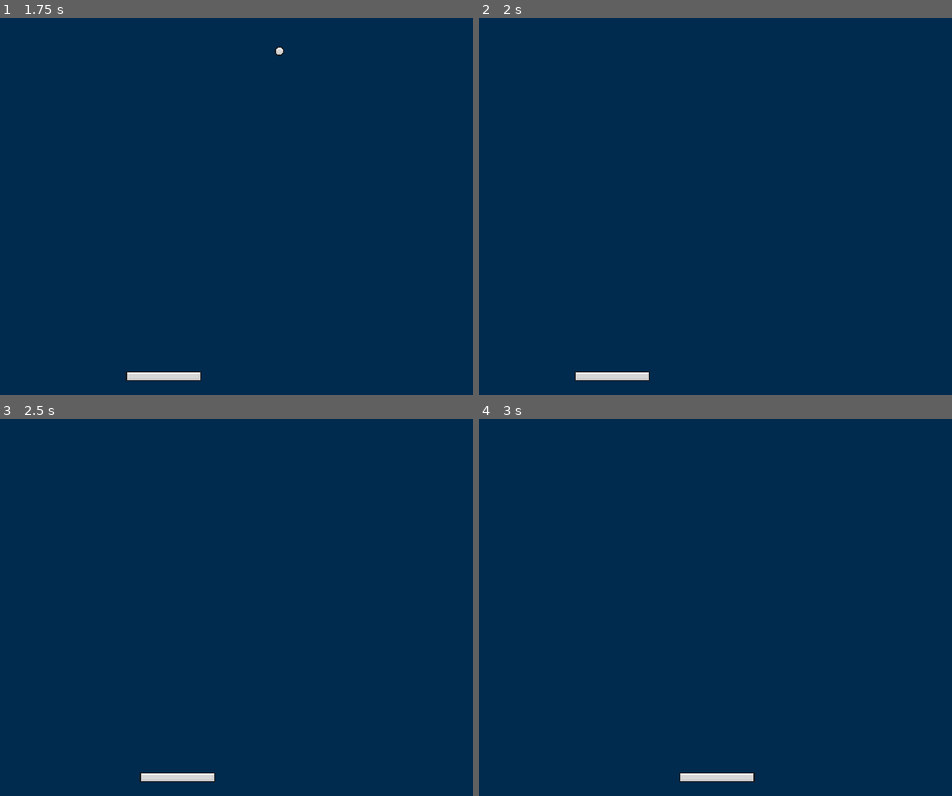
Above: before the commit, frames 1-4 (two rows, left to right).
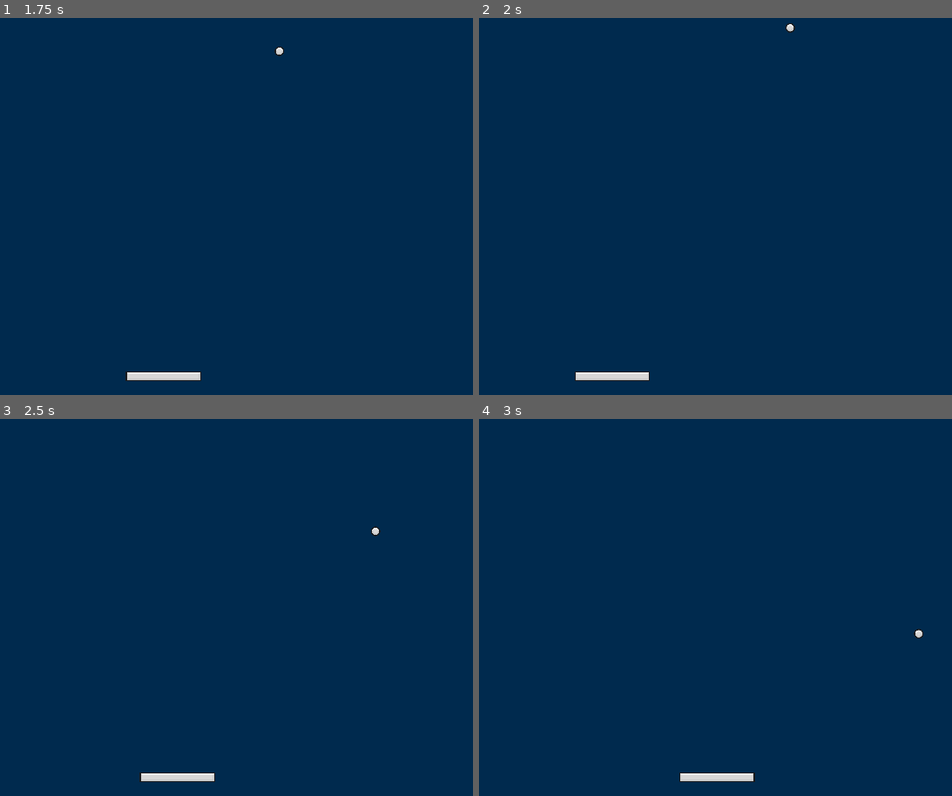
Above: after the commit, the same moments.

Repository: chloechen436/Brick-Breaker
Game: Godot game, scene res://Scenes/main.tscn
Two runs of this game, one before a commit and one after it. Both use one fixed random seed, a clock stepped at 60 frames per second and the inputs below.
Inputs:
- Up to frame 1 (1.75 s): tap Enter at 0.5 s; hold Right (right) 0.53-1.28 s; hold Left (left) from 1.28 s (still down)
- Up to frame 2 (2 s): keep holding Left (left)
- Up to frame 3 (2.5 s): release Left (left) at 2.03 s; hold Right (right) from 2.03 s (still down)
- Up to frame 4 (3 s): keep holding Right (right)

Frame 1 is identical in both runs. In frame 2, less than 0.1% of the frame differs, in the area x 64-67%, y 1-4%; in frame 3, less than 0.1%; in frame 4, less than 0.1%, in the area x 91-94%, y 55-59%.

Commit message:
Completed Progress Check #2
Balls and Walls

Diff:
--- a/Scenes/ball.tscn
+++ b/Scenes/ball.tscn
@@ -1,6 +1,6 @@
 [gd_scene load_steps=4 format=3 uid="uid://nm5xhn0385pn"]
 
-[ext_resource type="Script" path="res://Scenes/ball.gd" id="1_h4jus"]
+[ext_resource type="Script" path="res://Scripts/ball.gd" id="1_nnpsm"]
 [ext_resource type="Texture2D" uid="uid://df44d0ldon5od" path="res://Assets/Ball.png" id="1_od60r"]
 
 [sub_resource type="CircleShape2D" id="CircleShape2D_07fxb"]
@@ -9,7 +9,7 @@
 [node name="Ball" type="CharacterBody2D"]
 scale = Vector2(0.25, 0.25)
 motion_mode = 1
-script = ExtResource("1_h4jus")
+script = ExtResource("1_nnpsm")
 
 [node name="Sprite2D" type="Sprite2D" parent="."]
 texture = ExtResource("1_od60r")
--- a/Scenes/main.tscn
+++ b/Scenes/main.tscn
@@ -1,7 +1,8 @@
-[gd_scene load_steps=3 format=3 uid="uid://bxxqrai47rtxj"]
+[gd_scene load_steps=4 format=3 uid="uid://bxxqrai47rtxj"]
 
 [ext_resource type="PackedScene" uid="uid://46bsvyuqs1di" path="res://Scenes/paddle.tscn" id="1_uf87g"]
 [ext_resource type="PackedScene" uid="uid://nm5xhn0385pn" path="res://Scenes/ball.tscn" id="2_bhc0i"]
+[ext_resource type="PackedScene" uid="uid://bpcsxqc037elk" path="res://wall.tscn" id="3_oyc8u"]
 
 [node name="main" type="Node"]
 
@@ -10,7 +11,25 @@
 
 [node name="Paddle" parent="." node_paths=PackedStringArray("camera") instance=ExtResource("1_uf87g")]
 position = Vector2(2.08165e-12, 283)
+collision_layer = 2
 camera = NodePath("../Camera2D")
 
 [node name="Ball" parent="." instance=ExtResource("2_bhc0i")]
 position = Vector2(2.08165e-12, 152)
+collision_mask = 14
+
+[node name="Walls" type="Node" parent="."]
+
+[node name="UpperWall" parent="Walls" instance=ExtResource("3_oyc8u")]
+position = Vector2(2.08165e-12, -334)
+collision_layer = 4
+
+[node name="LeftWall" parent="Walls" instance=ExtResource("3_oyc8u")]
+position = Vector2(-586, -54)
+rotation = 1.5708
+collision_layer = 4
+
+[node name="RightWall" parent="Walls" instance=ExtResource("3_oyc8u")]
+position = Vector2(586, -54)
+rotation = 1.5708
+collision_layer = 4
--- a/Scenes/ball.gd
+++ b/Scripts/ball.gd
@@ -17,7 +17,11 @@
 	start_position = position
 
 func _physics_process(delta):
-	move_and_collide(velocity * ball_speed * delta)
+	var collision = move_and_collide(velocity * ball_speed * delta)
+	if (!collision):
+		return
+
+	velocity = velocity.bounce(collision.get_normal())
 
 func start_ball():
 	position = start_position
--- a/project.godot
+++ b/project.godot
@@ -34,6 +34,13 @@
 ]
 }
 
+[layer_names]
+
+2d_physics/layer_1="ball"
+2d_physics/layer_2="paddle"
+2d_physics/layer_3="walls"
+2d_physics/layer_4="brick"
+
 [rendering]
 
 environment/defaults/default_clear_color=Color(0, 0.164706, 0.305882, 1)
--- /dev/null
+++ b/wall.tscn
@@ -0,0 +1,10 @@
+[gd_scene load_steps=2 format=3 uid="uid://bpcsxqc037elk"]
+
+[sub_resource type="RectangleShape2D" id="RectangleShape2D_74k0p"]
+size = Vector2(1164, 20)
+
+[node name="Wall" type="RigidBody2D"]
+freeze = true
+
+[node name="CollisionShape2D" type="CollisionShape2D" parent="."]
+shape = SubResource("RectangleShape2D_74k0p")
